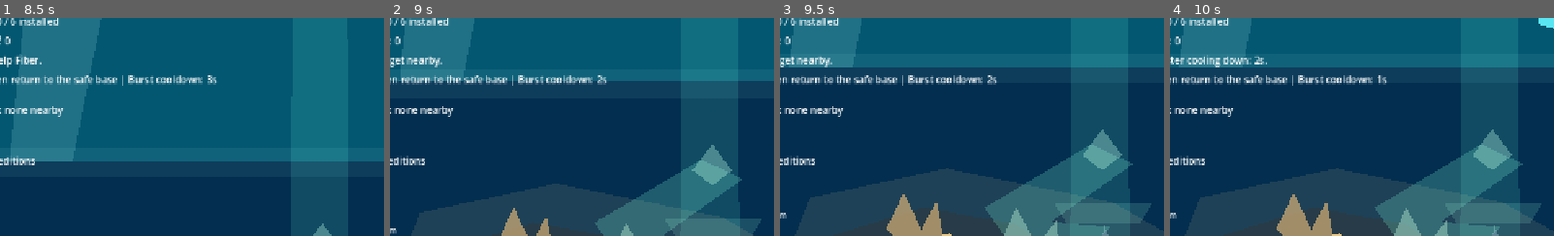
Above: before the commit, frames 1-4 (left to right).
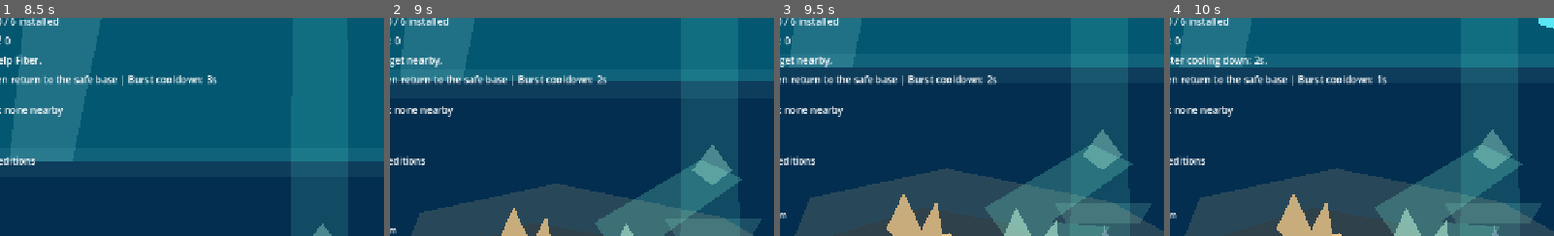
Above: after the commit, the same moments.

Repository: joeypshell/OceanGame
Game: Godot game, scene res://scenes/Main.tscn
Same seed, same stepped clock (60 frames per second), same inputs: the game is played once before the commit and once after it.
Inputs:
- Up to frame 1 (8.5 s): tap E (interact) at 0.5, 0.6, 2.1, 3.6, 5.1, 6.6, 8.1 s; hold D (move_right) 0.53-1.28 s; hold S (move_down) 1.28-2.03 s; tap F (scan) every 1.5 s from 1.35 to 7.35 s; hold D (move_right) 2.03-2.78 s; hold Space (burst_thruster) 2.78-3.53 s; tap R (restart_dive) at 3.5 s; hold A (move_left) 3.53-5.03 s; hold S (move_down) 5.03-5.78 s; hold D (move_right) 5.78-6.53 s; hold Space (burst_thruster) 6.53-7.28 s; hold D (move_right) 7.28-8.03 s; hold S (move_down) from 8.03 s (still down)
- Up to frame 2 (9 s): release S (move_down) at 8.78 s; hold A (move_left) from 8.78 s (still down); tap F (scan) at 8.85 s
- Up to frame 3 (9.5 s): keep holding A (move_left)
- Up to frame 4 (10 s): release A (move_left) at 9.53 s; hold Space (burst_thruster) from 9.53 s (still down); tap E (interact) at 9.6 s
The pictures show only the part of the screen within x 8-58%, y 50-100%; the shares and areas given below are measured in that part.

Frame 1 is identical in both runs. In frame 2, 0.7% of the frame differs, in the area x 29-64%, y 87-100%; in frame 3, 2.1%, in the area x 27-73%, y 80-100%; in frame 4, 2.1%.

Commit message:
Resolve #117 tighten landmark readability

Diff:
--- a/scenes/Main.tscn
+++ b/scenes/Main.tscn
@@ -187,27 +187,27 @@
 [node name="ShellReefPocket" type="Node2D" parent="."]
 
 [node name="LandmarkWash" type="Polygon2D" parent="ShellReefPocket"]
-color = Color(0.84, 0.76, 0.56, 0.13)
+color = Color(0.84, 0.76, 0.56, 0.18)
 polygon = PackedVector2Array(110, 1000, 360, 946, 664, 1008, 912, 1148, 822, 1278, 492, 1252, 214, 1244, 48, 1158)
 
 [node name="ReefShelf" type="Polygon2D" parent="ShellReefPocket"]
-color = Color(0.18, 0.22, 0.24, 0.58)
+color = Color(0.2, 0.24, 0.26, 0.66)
 polygon = PackedVector2Array(154, 1068, 318, 1018, 486, 1048, 610, 1128, 744, 1110, 862, 1178, 748, 1242, 520, 1220, 394, 1186, 218, 1218, 90, 1168)
 
 [node name="ShellFanA" type="Polygon2D" parent="ShellReefPocket"]
-color = Color(0.82, 0.68, 0.46, 0.72)
+color = Color(0.9, 0.76, 0.52, 0.84)
 polygon = PackedVector2Array(250, 1058, 282, 990, 314, 1058, 342, 1006, 356, 1080, 302, 1100)
 
 [node name="ShellFanB" type="Polygon2D" parent="ShellReefPocket"]
-color = Color(0.72, 0.82, 0.76, 0.48)
+color = Color(0.76, 0.9, 0.82, 0.6)
 polygon = PackedVector2Array(458, 1086, 488, 1018, 526, 1086, 562, 1042, 570, 1120, 500, 1132)
 
 [node name="CoralShardA" type="Polygon2D" parent="ShellReefPocket"]
-color = Color(0.62, 0.74, 0.8, 0.44)
+color = Color(0.66, 0.78, 0.86, 0.52)
 polygon = PackedVector2Array(634, 1122, 650, 1050, 674, 1128, 710, 1070, 700, 1160, 662, 1168)
 
 [node name="CoralShardB" type="Polygon2D" parent="ShellReefPocket"]
-color = Color(0.9, 0.62, 0.5, 0.4)
+color = Color(0.94, 0.64, 0.52, 0.5)
 polygon = PackedVector2Array(760, 1182, 778, 1118, 802, 1184, 834, 1148, 822, 1222, 786, 1230)
 
 [node name="ReefCurrentGap" type="Polygon2D" parent="ShellReefPocket"]
@@ -346,23 +346,23 @@
 position = Vector2(430, 1260)
 
 [node name="WarmWash" type="Polygon2D" parent="ThermalVentPocket"]
-color = Color(0.92, 0.44, 0.16, 0.13)
+color = Color(0.92, 0.44, 0.16, 0.18)
 polygon = PackedVector2Array(-210, -132, 110, -184, 262, -42, 206, 132, -144, 176, -284, 22)
 
 [node name="CrackedShelf" type="Polygon2D" parent="ThermalVentPocket"]
-color = Color(0.46, 0.34, 0.26, 0.58)
+color = Color(0.5, 0.36, 0.26, 0.68)
 polygon = PackedVector2Array(-168, 74, -74, 30, 32, 54, 132, 24, 194, 76, 74, 108, -52, 116)
 
 [node name="HeatPlume" type="Polygon2D" parent="ThermalVentPocket"]
-color = Color(1, 0.68, 0.24, 0.2)
+color = Color(1, 0.62, 0.2, 0.28)
 polygon = PackedVector2Array(-46, 46, -16, -132, 24, -84, 54, -174, 96, -44, 58, 42)
 
 [node name="BubbleStringA" type="Polygon2D" parent="ThermalVentPocket"]
+color = Color(0.96, 1, 0.82, 0.34)
+polygon = PackedVector2Array(-62, -4, -48, -28, -34, -8, -16, -58, 2, -32, 16, -90, 34, -62)
+
+[node name="BubbleStringB" type="Polygon2D" parent="ThermalVentPocket"]
 color = Color(0.96, 1, 0.82, 0.28)
-polygon = PackedVector2Array(-62, -4, -48, -28, -34, -8, -16, -58, 2, -32, 16, -90, 34, -62)
-
-[node name="BubbleStringB" type="Polygon2D" parent="ThermalVentPocket"]
-color = Color(0.96, 1, 0.82, 0.22)
 polygon = PackedVector2Array(34, 20, 50, -18, 68, 8, 92, -44, 112, -14, 132, -72, 148, -42)
 
 [node name="WarmCurrentRibbon" type="Polygon2D" parent="ThermalVentPocket"]
@@ -927,7 +927,7 @@
 polygon = PackedVector2Array(0, -44, 34, -24, 44, 0, 34, 24, 0, 44, -34, 24, -44, 0, -34, -24)
 
 [node name="Visual" type="Polygon2D" parent="Discoveries/ThermalVent"]
-color = Color(0.92, 0.5, 0.2, 0.82)
+color = Color(0.96, 0.46, 0.16, 0.9)
 polygon = PackedVector2Array(-42, 30, -20, -28, 0, -8, 20, -32, 44, 30)
 
 [node name="Bubbles" type="Polygon2D" parent="Discoveries/ThermalVent"]
@@ -950,7 +950,7 @@
 polygon = PackedVector2Array(0, -44, 34, -24, 44, 0, 34, 24, 0, 44, -34, 24, -44, 0, -34, -24)
 
 [node name="Visual" type="Polygon2D" parent="Discoveries/ShellReefShelf"]
-color = Color(0.94, 0.82, 0.54, 0.52)
+color = Color(0.96, 0.84, 0.56, 0.64)
 polygon = PackedVector2Array(-46, -20, 28, -30, 58, 4, 26, 28, -38, 24, -64, 0)
 
 [node name="CollisionShape2D" type="CollisionShape2D" parent="Discoveries/ShellReefShelf"]
Not shown, changed: docs/current/GAMEPLAY.md
